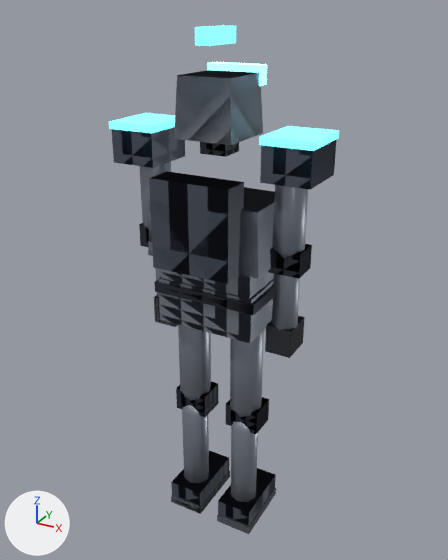
The Blender file assets/source/char_vanguard.blend, before and after one commit.
Both versions are drawn from a 50 mm camera at (0.979, -1.751, 1.856) aimed at (0.003, 0.023, 0.969). Every picture has the same lights, and +X, +Y and +Z are marked at lower left. The older version comes first.

In view in the first picture: 'char_vanguard', 'char_vanguard_LOD1'.
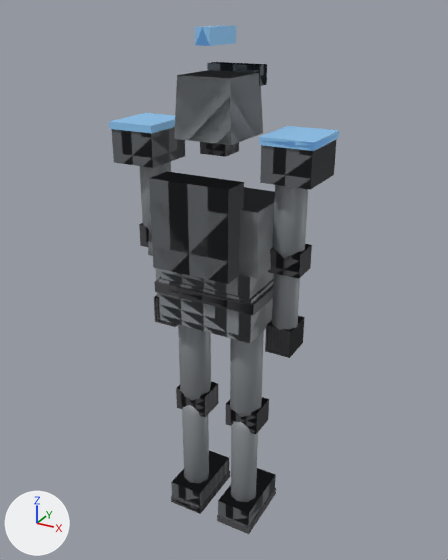
Pixel boxes [x1, y1, x2, y2] of what changed, in the pictures (448 x 560 px):
```json
{"object": "char_vanguard", "change": "recoloured, surface changed", "before": [109, 26, 339, 528], "after": [109, 26, 339, 528]}
{"object": "char_vanguard_LOD1", "change": "recoloured, surface changed", "before": [143, 26, 297, 513], "after": [143, 26, 297, 513]}
```

Scene script edits in JSON lines:
```json
{"op": "set", "path": "mat_ns_body.base_color", "old": "(0.3, 0.34, 0.4)", "new": "(0.29, 0.31, 0.33)", "note": "grey #959eaa -> grey #93979b"}
{"op": "set", "path": "mat_ns_body.metallic", "old": "0.72", "new": "0.25"}
{"op": "set", "path": "mat_ns_body.roughness", "old": "0.38", "new": "0.52"}
{"op": "set", "path": "mat_ns_body_dark.metallic", "old": "0.66", "new": "0.18"}
{"op": "set", "path": "mat_ns_body_dark.roughness", "old": "0.42", "new": "0.62"}
{"op": "set", "path": "mat_ns_trim.metallic", "old": "0.85", "new": "0.3"}
{"op": "set", "path": "mat_ns_trim.roughness", "old": "0.28", "new": "0.44"}
{"op": "set", "path": "mat_ns_team.metallic", "old": "0.4", "new": "0.05"}
{"op": "set", "path": "mat_ns_team.roughness", "old": "0.36", "new": "0.58"}
{"op": "set", "path": "mat_ns_team.emission_color", "old": "(0.17, 0.91, 1.0)", "new": "(0.2, 0.42, 0.66)", "note": "cyan #73f5ff -> blue #7cadd4"}
{"op": "set", "path": "mat_ns_team.emission_strength", "old": "1.4", "new": "0.25"}
{"op": "remove", "block": "mat_ns_visor", "code": "mat_ns_visor.emission_color = (0.17, 0.91, 1.0)  # cyan #73f5ff"}
{"op": "remove", "block": "mat_ns_visor", "code": "mat_ns_visor.emission_strength = 3.0"}
{"op": "set", "path": "mat_ns_visor.base_color", "old": "(0.04, 0.1, 0.14)", "new": "(0.09, 0.11, 0.13)", "note": "dark blue #385969 -> dark grey #555d65"}
{"op": "set", "path": "mat_ns_visor.metallic", "old": "0.3", "new": "0.2"}
{"op": "set", "path": "mat_ns_visor.roughness", "old": "0.1", "new": "0.18"}
```
